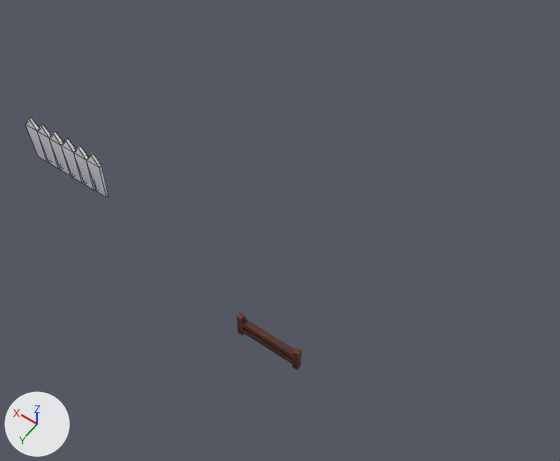
What one commit did to the Blender file Puppy Search/Assets/Models/KitchenCounter/KitchenCounterB.blend.
Camera for both pictures: a camera (50 mm lens) standing at (-19.5, 12.5, 23.9) and looking at (-9.3, -1.7, 1.5). Arrows for +X, +Y and +Z are at lower left; the lights stay in place. Mesh edges are drawn as thin lines on the coarser meshes.

Names of what the first picture shows: 'FarmFence', 'WhiteFence'.
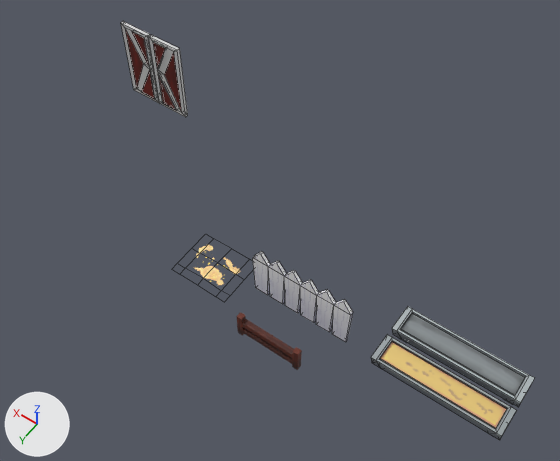
Diff of the bpy script that builds the scene:
```diff
--- a/Puppy Search/Assets/Models/KitchenCounter/KitchenCounterB.blend.py
+++ b/Puppy Search/Assets/Models/KitchenCounter/KitchenCounterB.blend.py
@@ img_barndoors_c_png @@
+img_barndoors_c_png = load_image('BarnDoors_C.png', '../Barn/BarnDoors_C.png', 2048, 2048, 'sRGB')
@@ img_farmfeedtrayempty_c_png_001 @@
+img_farmfeedtrayempty_c_png_001 = load_image('FarmFeedTrayEmpty_C.png.001', '../FarmFeedTray/FarmFeedTrayEmpty_C.png', 2048, 2048, 'sRGB')
@@ img_farmfeedtray_c_png @@
+img_farmfeedtray_c_png = load_image('FarmFeedTray_C.png', '../FarmFeedTray/FarmFeedTrayFull_C.png', 2048, 2048, 'sRGB')
@@ img_farmfeed_c_png @@
+img_farmfeed_c_png = load_image('FarmFeed_C.png', '../FarmFeed/FarmFeed_C.png', 2048, 2048, 'sRGB')
@@ mat_barndoors @@
+mat_barndoors = principled_material('BarnDoors')
+mat_barndoors.texture = img_barndoors_c_png
@@ mat_farmfeedtray_empty @@
+mat_farmfeedtray_empty = principled_material('FarmFeedTray_Empty')
+mat_farmfeedtray_empty.texture = img_farmfeedtrayempty_c_png_001
@@ mat_farmfeedtray_full_001 @@
+mat_farmfeedtray_full_001 = principled_material('FarmFeedTray_Full.001')
+mat_farmfeedtray_full_001.texture = img_farmfeedtray_c_png
+mat_farmfeedtray_full_001.metallic = 0.6
@@ mat_farmfeed @@
+mat_farmfeed = principled_material('FarmFeed')
+mat_farmfeed.texture = img_farmfeed_c_png  # with its transparency
+mat_farmfeed.specular_ior_level = 0.0
+mat_farmfeed.emission_color = (0.0208, 0.0208, 0.0208)  # black #282828
+mat_farmfeed.emission_strength = 1.0
@@ me_cube_019 @@
+me_cube_019.from_pydata(...)  # 68 vertices, 44 faces; spans x -0.89..0.62, y -0.1..0.09, z -1.91..1.77
+me_cube_019.materials.append(mat_barndoors)  # picture img_barndoors_c_png
@@ me_cube_017 @@
+me_cube_017.from_pydata(...)  # 38 vertices, 42 faces; spans x -0.61..0.9, y -0.1..0.09, z -1.86..1.82
+me_cube_017.materials.append(mat_barndoors)  # picture img_barndoors_c_png
@@ me_cube_015 @@
+me_cube_015.from_pydata(...)  # 40 vertices, 38 faces; spans x -2.38..2.38, y -0.54..0.54, z 0.0..0.95
+me_cube_015.materials.append(mat_farmfeedtray_empty)  # picture img_farmfeedtrayempty_c_png_001
@@ me_cube_013 @@
+me_cube_013.from_pydata(...)  # 40 vertices, 38 faces; spans x -2.38..2.38, y -0.54..0.54, z 0.0..0.95
+me_cube_013.materials.append(mat_farmfeedtray_full_001)  # picture img_farmfeedtray_c_png
@@ me_plane_001 @@
+me_plane_001.from_pydata(...)  # 20 vertices, 12 faces; spans x -1.26..1.26, y -0.86..1.19, z 0.0..0.06
+me_plane_001.materials.append(mat_farmfeed)  # picture img_farmfeed_c_png
@@ ob_whitefence @@
 ob_whitefence = bpy.data.objects.new('WhiteFence', me_cube_012)
-ob_whitefence.location = (0.0, 0.0, 0.0)
+ob_whitefence.location = (-11.4, 0.0, 0.0)
 _m = ob_whitefence.modifiers.new('Array', 'ARRAY')
@@ ob_barndoors_l @@
+ob_barndoors_l = bpy.data.objects.new('BarnDoors_L', me_cube_019)
+ob_barndoors_l.location = (-0.65, -5.47, 1.91)
@@ ob_barndoors_r @@
+ob_barndoors_r = bpy.data.objects.new('BarnDoors_R', me_cube_017)
+ob_barndoors_r.location = (0.63, -5.47, 1.87)
@@ ob_farmfeedtray_empty @@
+ob_farmfeedtray_empty = bpy.data.objects.new('FarmFeedTray_Empty', me_cube_015)
+ob_farmfeedtray_empty.location = (-16.97, -1.38, 0.0)
@@ ob_farmfeedtray_full @@
+ob_farmfeedtray_full = bpy.data.objects.new('FarmFeedTray_Full', me_cube_013)
+ob_farmfeedtray_full.location = (-16.97, 0.0, 0.0)
@@ ob_farmfeed @@
+ob_farmfeed = bpy.data.objects.new('FarmFeed', me_plane_001)
+ob_farmfeed.location = (-7.62, 0.0, 0.0)
```

Location of each change, (x1, y1, x2, y2) in pixels of the pictures (560 x 461 px):
'WhiteFence', moved
    before: (25, 117, 109, 198)
    after: (253, 252, 353, 342)
'FarmFeedTray_Full', added
    after: (371, 334, 516, 440)
'FarmFeedTray_Empty', added
    after: (392, 306, 534, 407)
'BarnDoors_L', added
    after: (149, 35, 188, 117)
'BarnDoors_R', added
    after: (121, 21, 159, 103)
'FarmFeed', added (beige)
    after: (194, 244, 240, 285)
